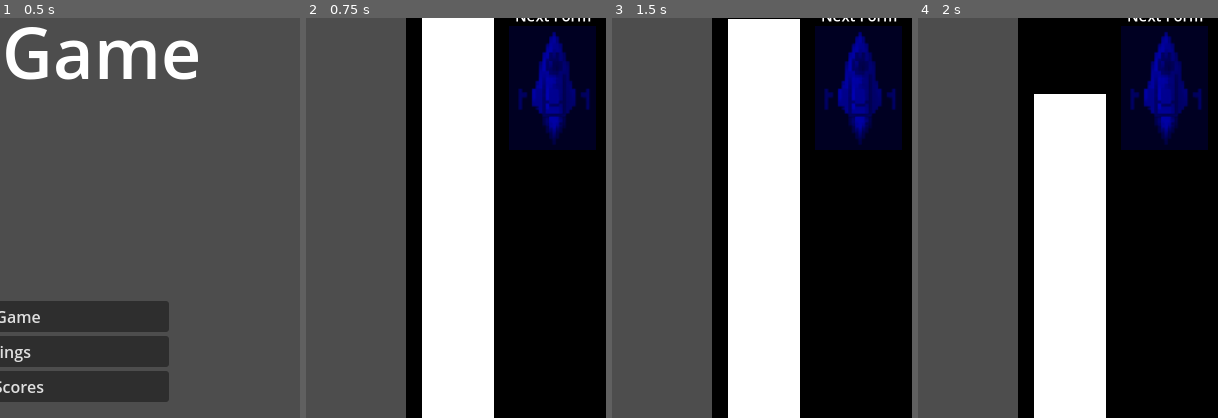
Above: before the commit, frames 1-4 (left to right).
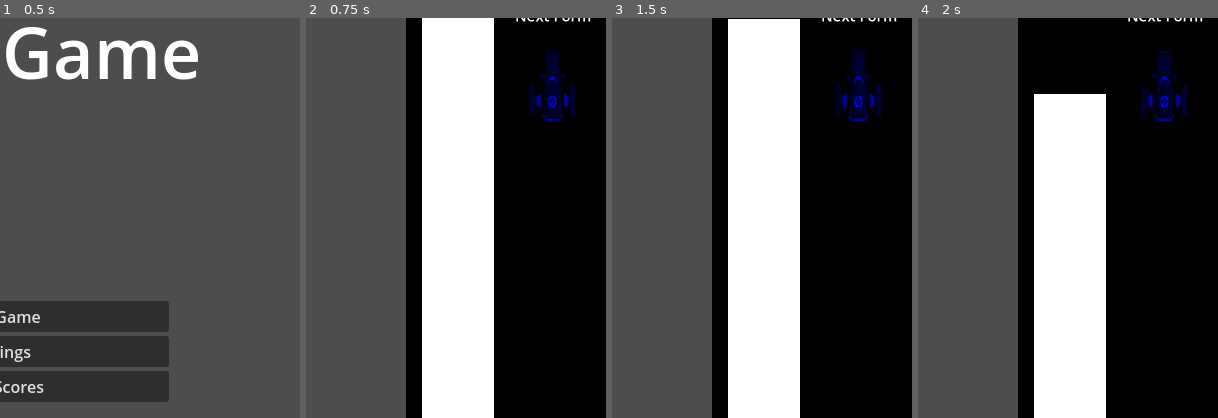
Above: after the commit, the same moments.

Repository: parkernalch/wave-jam
Game: Godot game, scene res://Scenes/Menus/menus.tscn
Two runs of this game, one before a commit and one after it. Both use one fixed random seed, a clock stepped at 60 frames per second and the inputs below.
Inputs (mouse positions are % of the whole screen's width and height, from its top left):
- Up to frame 1 (0.5 s): no input
- Up to frame 2 (0.75 s): click "Play Game" at 0.5 s
- Up to frame 3 (1.5 s): tap Enter at 1.25 s; move the mouse to (72, 45) at 1.27 s; hold D (right) from 1.28 s (still down); hold Shift (boost) from 1.28 s (still down)
- Up to frame 4 (2 s): keep holding D (right); keep holding Shift (boost)
The pictures show only the part of the screen within x 50-100%, y 8-58%; the shares and areas given below are measured in that part.

Frame 1 is identical in both runs. In frame 2, 8.7% of the frame differs, in the area x 67-97%, y 2-33%; in frame 3, 8.7%; in frame 4, 8.7%.

Commit message:
Added Generic PowerupText

Diff:
--- /dev/null
+++ b/Entities/PowerupText/powerup_label.tscn
@@ -0,0 +1,5 @@
+[gd_scene format=3 uid="uid://csy0uhmqoqbxq"]
+
+[node name="PowerupLabel" type="Label"]
+offset_right = 40.0
+offset_bottom = 23.0
--- /dev/null
+++ b/Entities/PowerupText/powerup_text.gd
@@ -0,0 +1,5 @@
+extends Node
+
+# Called every frame. 'delta' is the elapsed time since the previous frame.
+func _process(delta: float) -> void:
+	pass
--- a/Scenes/Game/game.tscn
+++ b/Scenes/Game/game.tscn
@@ -1,21 +1,22 @@
-[gd_scene load_steps=19 format=3 uid="uid://gf4gu3r0d4ub"]
-
-[ext_resource type="Script" uid="uid://bduo2tx0wx2xp" path="res://Scenes/Game/game.gd" id="1_ciybh"]
+[gd_scene load_steps=20 format=3 uid="uid://gf4gu3r0d4ub"]
+
+[ext_resource type="Script" uid="uid://do5cjrd0lo5k2" path="res://Scenes/Game/game.gd" id="1_ciybh"]
 [ext_resource type="PackedScene" uid="uid://cgbo4s8g2xsx7" path="res://Entities/Player/Player.tscn" id="1_mv0hc"]
 [ext_resource type="PackedScene" uid="uid://bjt85faac56m6" path="res://Scenes/Game/AmplitudeBar/AmplitudeBar.tscn" id="2_qikps"]
 [ext_resource type="PackedScene" uid="uid://rlp4rxc1x15o" path="res://Entities/EnemySpawner/EnemySpawner.tscn" id="3_qikps"]
 [ext_resource type="Texture2D" uid="uid://dnbslw7b0l7wv" path="res://Assets/Powerups/DAMAGE.png" id="3_xfil1"]
-[ext_resource type="Script" uid="uid://r1wxwl14sbcy" path="res://Entities/EnemySpawner/EnemySpawner.gd" id="4_i1e5p"]
+[ext_resource type="Script" uid="uid://d1sfrucgjvunh" path="res://Entities/EnemySpawner/EnemySpawner.gd" id="4_i1e5p"]
 [ext_resource type="Texture2D" uid="uid://lsw6rcrexnwr" path="res://Assets/Powerups/ALL_WAVES.png" id="5_xfil1"]
 [ext_resource type="Texture2D" uid="uid://c7k0f0b5syioq" path="res://Assets/Powerups/BULLET_SPREAD.png" id="6_7jvlm"]
 [ext_resource type="AudioStream" uid="uid://kyde7o3pfxli" path="res://Assets/Audio/explosion.wav" id="6_flgk0"]
 [ext_resource type="Texture2D" uid="uid://bewv84a04hanp" path="res://Assets/Powerups/BULLET_PIERCING.png" id="7_qtymf"]
 [ext_resource type="Texture2D" uid="uid://cb3fu4ouvb45s" path="res://Assets/Powerups/ABSORB_ALL_FORMS.png" id="8_oejk7"]
 [ext_resource type="Texture2D" uid="uid://007cga8nqdxa" path="res://Assets/Powerups/TIME_SLOW.png" id="8_upfqs"]
-[ext_resource type="Shader" uid="uid://d07s5v2j81y7u" path="res://Assets/Shaders/TintShader.gdshader" id="8_ypmwd"]
-[ext_resource type="Texture2D" uid="uid://dmuxywvxa7nob" path="res://Assets/Ships/ShipIcon.png" id="9_oejk7"]
+[ext_resource type="Shader" uid="uid://bepaqe3k8xiln" path="res://Assets/Shaders/TintShader.gdshader" id="8_ypmwd"]
+[ext_resource type="Texture2D" uid="uid://b1tfkif5bgkik" path="res://Assets/Ships/Player.png" id="11_2vowc"]
 [ext_resource type="AudioStream" uid="uid://4j5yynnjlgqj" path="res://Assets/Audio/powerUp.wav" id="15_8e3kh"]
-[ext_resource type="Script" uid="uid://ba7de2pleswen" path="res://Scenes/Game/pause_handler.gd" id="16_56qi8"]
+[ext_resource type="Script" uid="uid://cqxbletmxc5me" path="res://Scenes/Game/pause_handler.gd" id="16_56qi8"]
+[ext_resource type="PackedScene" uid="uid://csy0uhmqoqbxq" path="res://Entities/PowerupText/powerup_label.tscn" id="17_yox4t"]
 
 [sub_resource type="LabelSettings" id="LabelSettings_ev4jc"]
 font_size = 36
@@ -255,7 +256,7 @@
 offset_right = 677.0
 offset_bottom = 322.1217
 scale = Vector2(0.5, 0.5)
-texture = ExtResource("9_oejk7")
+texture = ExtResource("11_2vowc")
 
 [node name="Label" type="Label" parent="UICanvas/UI/NextFormIndicator"]
 layout_mode = 0
@@ -415,6 +416,8 @@
 process_mode = 3
 script = ExtResource("16_56qi8")
 
+[node name="PowerupLabel" parent="." instance=ExtResource("17_yox4t")]
+
 [connection signal="pressed" from="UICanvas/DeathUI/HBoxContainer/VBoxContainer/PlayAgain" to="." method="_on_play_again_pressed"]
 [connection signal="pressed" from="UICanvas/DeathUI/HBoxContainer/VBoxContainer/High Scores" to="." method="_on_high_scores_pressed"]
 [connection signal="pressed" from="UICanvas/DeathUI/HBoxContainer/VBoxContainer/Button" to="." method="_on_exit"]
